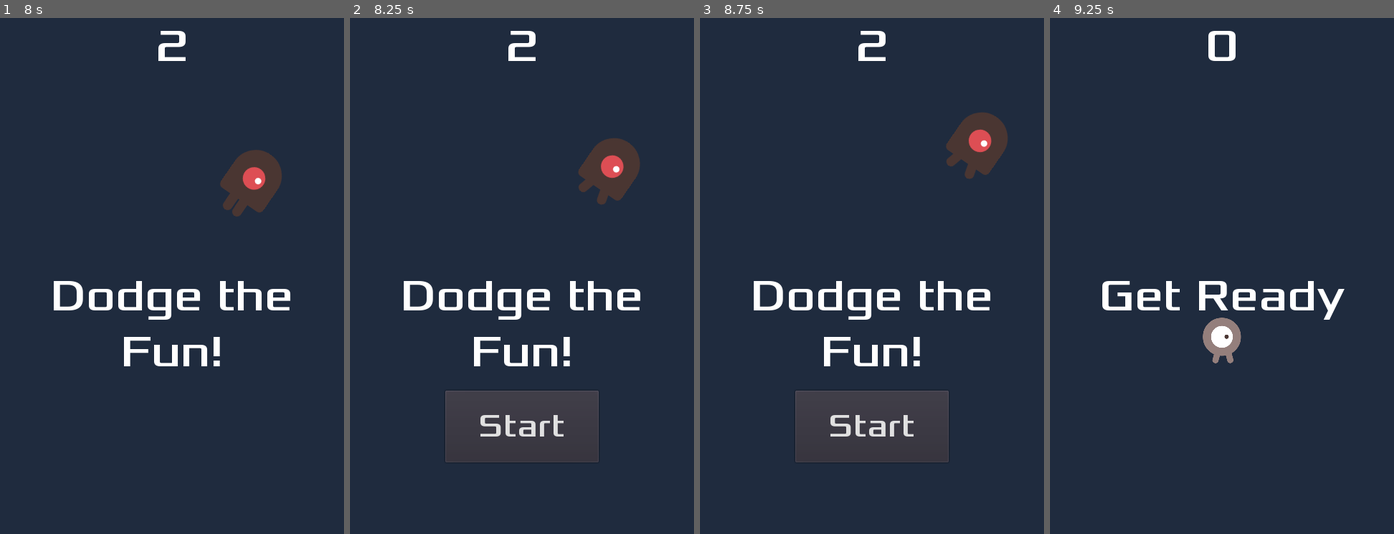
Above: before the commit, frames 1-4 (left to right).
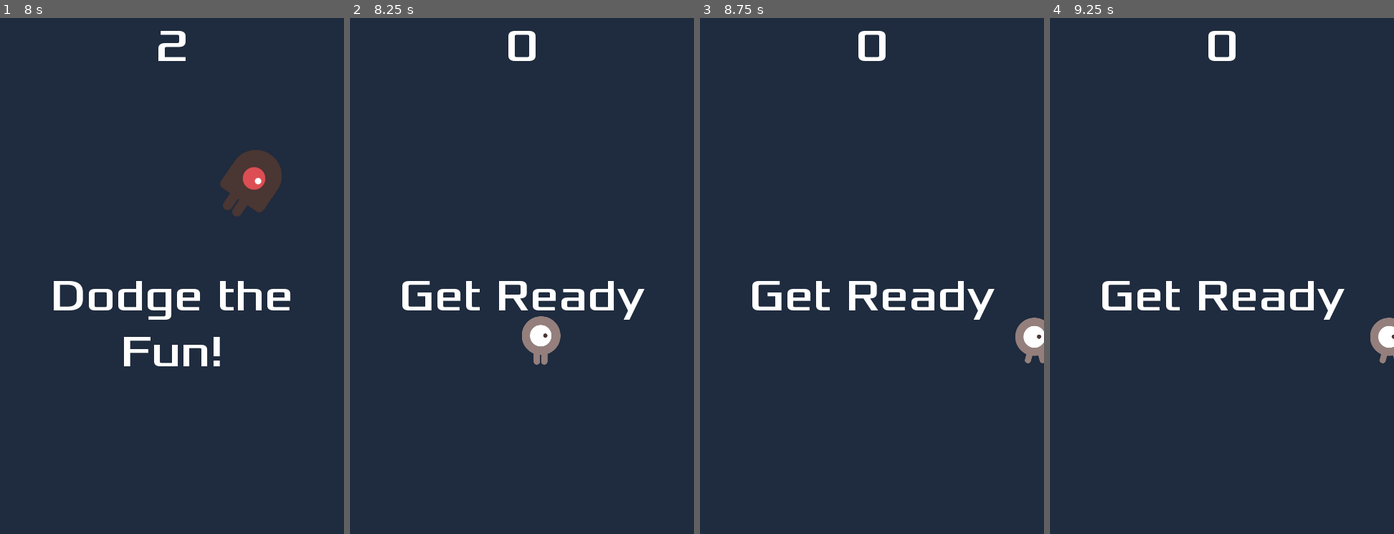
Above: after the commit, the same moments.

Repository: twinmystery/GameDodger
Game: Godot game, scene res://Main.tscn
The game is run twice, just before and just after one commit, with the same random seed, the same clock (stepped at 60 frames per second) and the same inputs.
Inputs (mouse positions are in pixels of both pictures, inside the frame that each line leads up to):
- Up to frame 1 (8 s): click "Start" at 0.5 s; tap Enter (start_game, bound only after the commit) at 1.25, 1.35, 2.1, 2.85, 3.6, 4.35, 5.1, 5.85, 6.6, 7.35 s; hold Right (ui_right) 1.28-2.03 s; hold Down (ui_down) 2.03-2.78 s; hold Right (ui_right) 2.78-3.53 s; hold Up (ui_up) 3.53-4.28 s; hold Left (ui_left) 4.28-5.78 s; hold Down (ui_down) 5.78-6.53 s; hold Right (ui_right) 6.53-7.28 s; hold Up (ui_up) from 7.28 s (still down)
- Up to frame 2 (8.25 s): release Up (ui_up) at 8.03 s; hold Right (ui_right) from 8.03 s (still down); tap Enter (start_game, bound only after the commit) at 8.1 s
- Up to frame 3 (8.75 s): keep holding Right (ui_right)
- Up to frame 4 (9.25 s): release Right (ui_right) at 8.75 s; click (1222, 425) at 8.75 s, where only the run before the commit has a clickable "Start"

Frame 1 is identical in both runs. In frame 2, 10% of the frame differs, in the area x 15-86%, y 2-87%; in frame 3, 10%; in frame 4, 1.2%.

Commit message:
adds input shortcut

Diff:
--- a/HUD.tscn
+++ b/HUD.tscn
@@ -14,6 +14,12 @@
 [sub_resource type="DynamicFont" id=3]
 size = 45
 font_data = ExtResource( 1 )
+
+[sub_resource type="InputEventAction" id=4]
+action = "start_game"
+
+[sub_resource type="ShortCut" id=5]
+shortcut = SubResource( 4 )
 
 [node name="HUD" type="CanvasLayer"]
 script = ExtResource( 2 )
@@ -46,6 +52,7 @@
 margin_right = 107.0
 margin_bottom = -100.0
 custom_fonts/font = SubResource( 3 )
+shortcut = SubResource( 5 )
 text = "Start"
 
 [node name="MessageTimer" type="Timer" parent="."]
--- a/Main.gd
+++ b/Main.gd
@@ -12,6 +12,7 @@
 	$MobTimer.stop()
 	$HUD.show_game_over()
 	$Music.stop()
+	$DeathSound.play()
 
 func new_game():
 	score = 0
--- a/project.godot
+++ b/project.godot
@@ -21,6 +21,14 @@
 window/stretch/mode="2d"
 window/stretch/aspect="keep"
 
+[input]
+
+start_game={
+"deadzone": 0.5,
+"events": [ Object(InputEventKey,"resource_local_to_scene":false,"resource_name":"","device":0,"alt":false,"shift":false,"control":false,"meta":false,"command":false,"pressed":false,"scancode":0,"physical_scancode":16777221,"unicode":0,"echo":false,"script":null)
+ ]
+}
+
 [physics]
 
 common/enable_pause_aware_picking=true
Not shown: 1 places in HUD.tscn that only renumber resources
